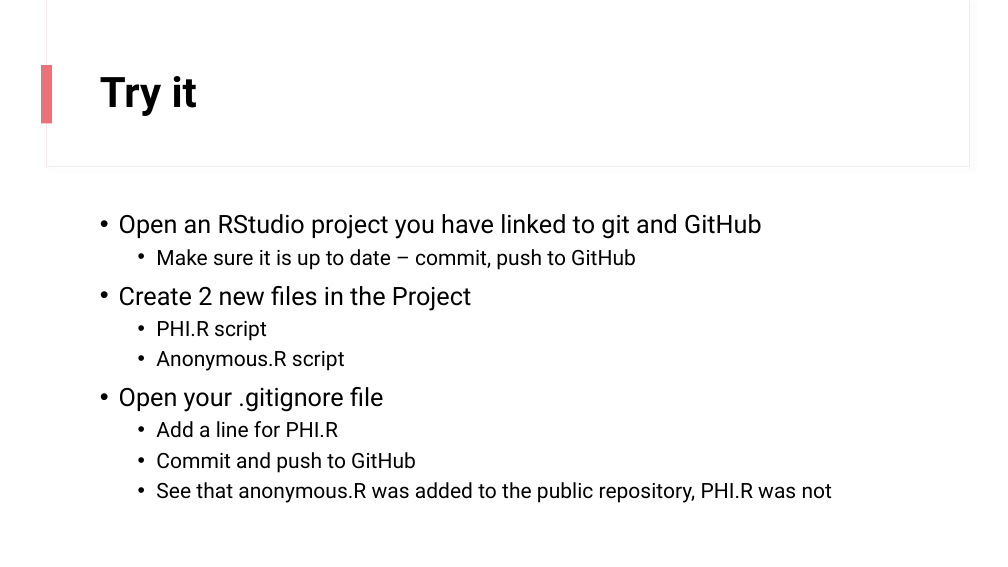
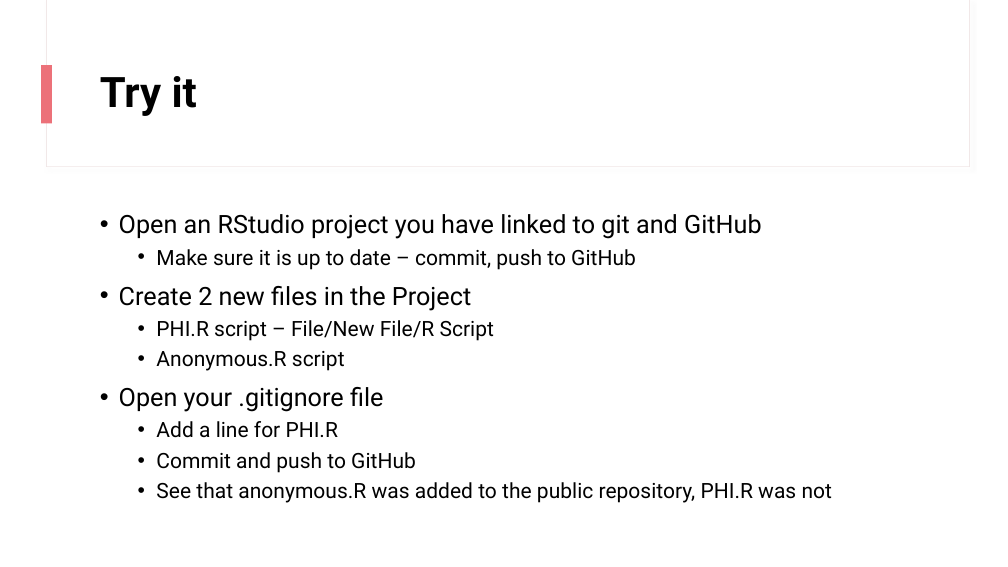
Before and after one commit to higgi13425/rmrwr-book, a slide deck: slide 11 of data/PHI_data.pptx (slide 9 before the commit). Drawn at 1008x567 pixels with LibreOffice and Linux fonts; fonts in the diff are those of the drawing. Boxes give left, top, right and bottom in pixels: in the first picture for what was removed or moved away, otherwise in the second. Text is boxed around its words. In the diff, an @@ line names an element or a change of style, - is before the commit and + after.

```diff
--- a/data/PHI_data.pptx
+++ b/data/PHI_data.pptx
@@ text at box(156, 320, 494, 341): text changed @@
-  • PHI.R script
+  • PHI.R script – File/New File/R Script
```
Also in this commit, not shown: 10 other slides changed, 3 slides added, 1 other file.
